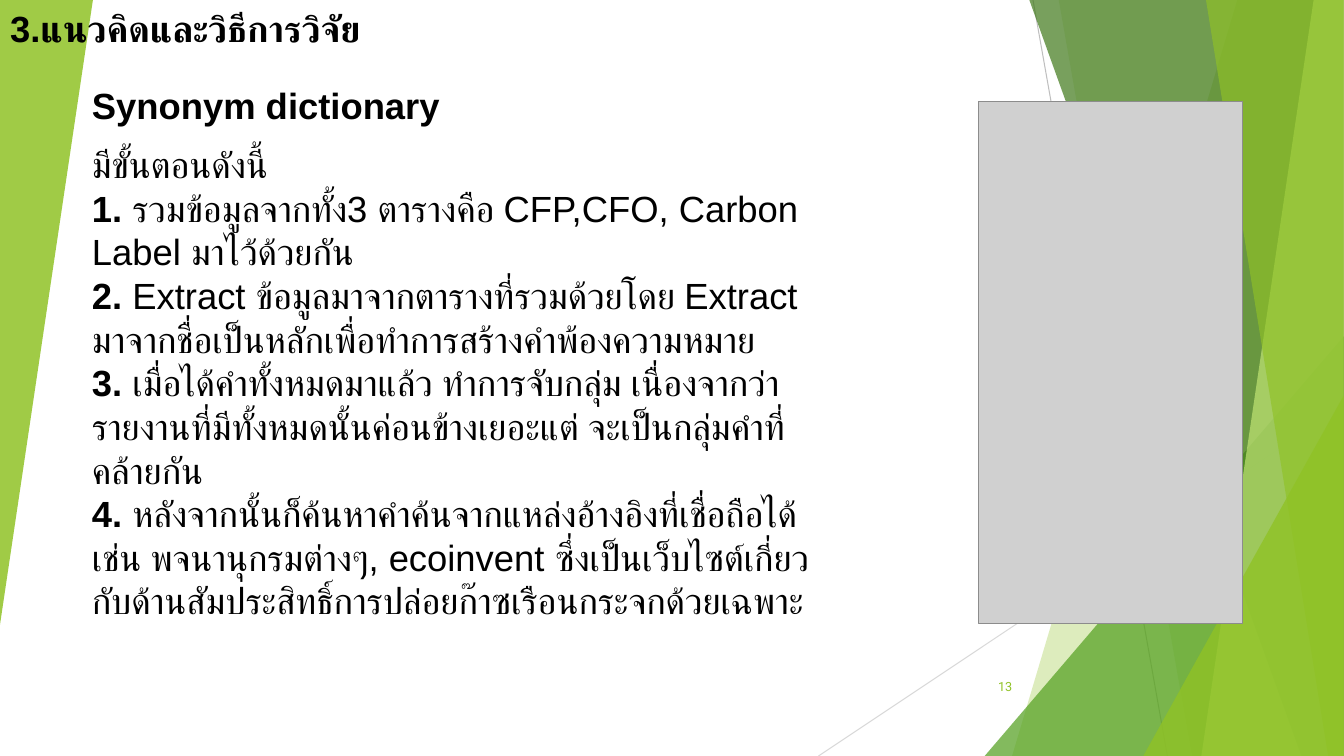
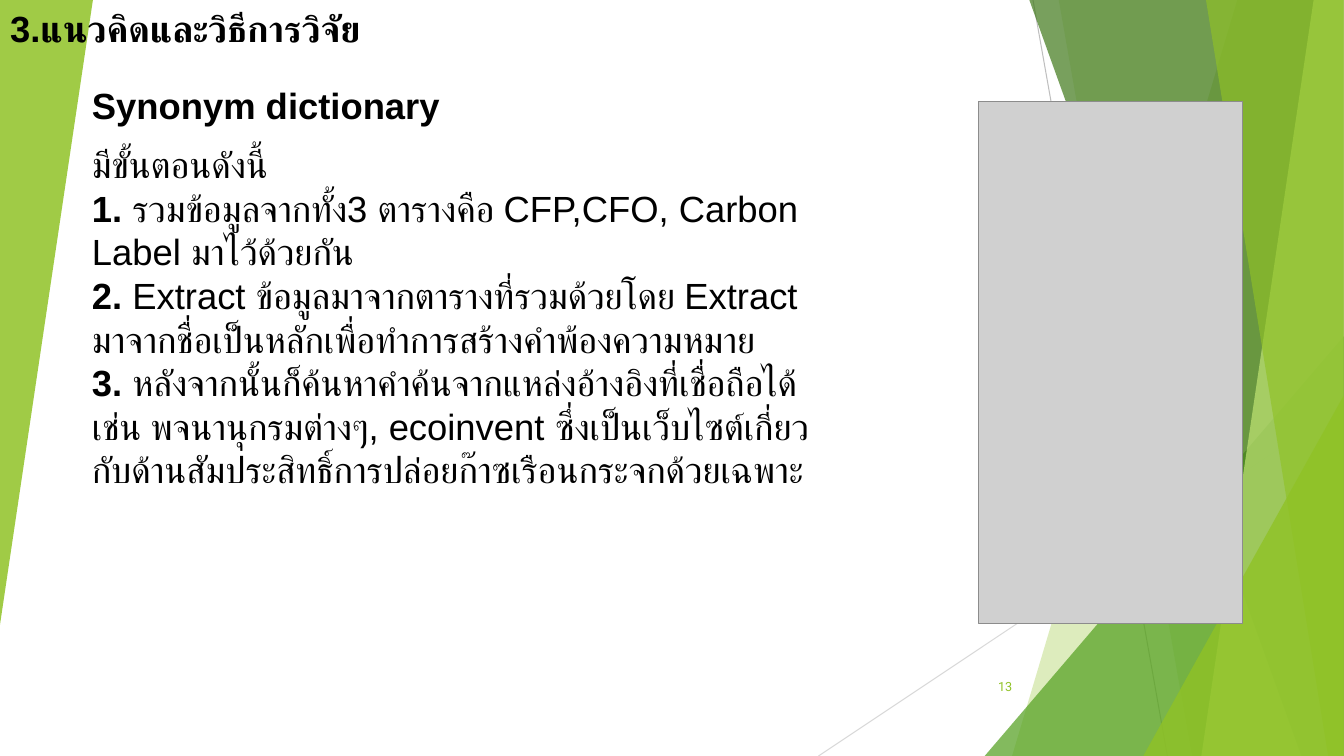
Before and after one commit to nanutnutna/thesis_ef, a slide deck: slide 13 of proposal/Now.pptx. Drawn at 1344x756 pixels with LibreOffice and Linux fonts; fonts in the diff are those of the drawing; grey boxes stand for pictures. Boxes give left, top, right and bottom in pixels: in the first picture for what was removed or moved away, otherwise in the second. Text is boxed around its words. In the diff, an @@ line names an element or a change of style, - is before the commit and + after.

```diff
--- a/proposal/Now.pptx
+++ b/proposal/Now.pptx
@@ text at (92, 368, 809, 484): text changed @@
-3. เมื่อได้คำทั้งหมดมาแล้ว ทำการจับกลุ่ม เนื่องจากว่ารายงานที่มีทั้งหมดนั้นค่อนข้างเยอะแต่ จะเป็นกลุ่มคำที่คล้ายกัน
-4. หลังจากนั้นก็ค้นหาคำค้นจากแหล่งอ้างอิงที่เชื่อถือได้ เช่น พจนานุกรมต่างๆ, ecoinvent ซึ่งเป็นเว็บไซต์เกี่ยวกับด้านสัมประสิทธิ์การปล่อยก๊าซเรือนกระจกด้วยเฉพาะ
+3. หลังจากนั้นก็ค้นหาคำค้นจากแหล่งอ้างอิงที่เชื่อถือได้ เช่น พจนานุกรมต่างๆ, ecoinvent ซึ่งเป็นเว็บไซต์เกี่ยวกับด้านสัมประสิทธิ์การปล่อยก๊าซเรือนกระจกด้วยเฉพาะ
```
Also in this commit, not shown: 6 other slides changed, 9 other files.
